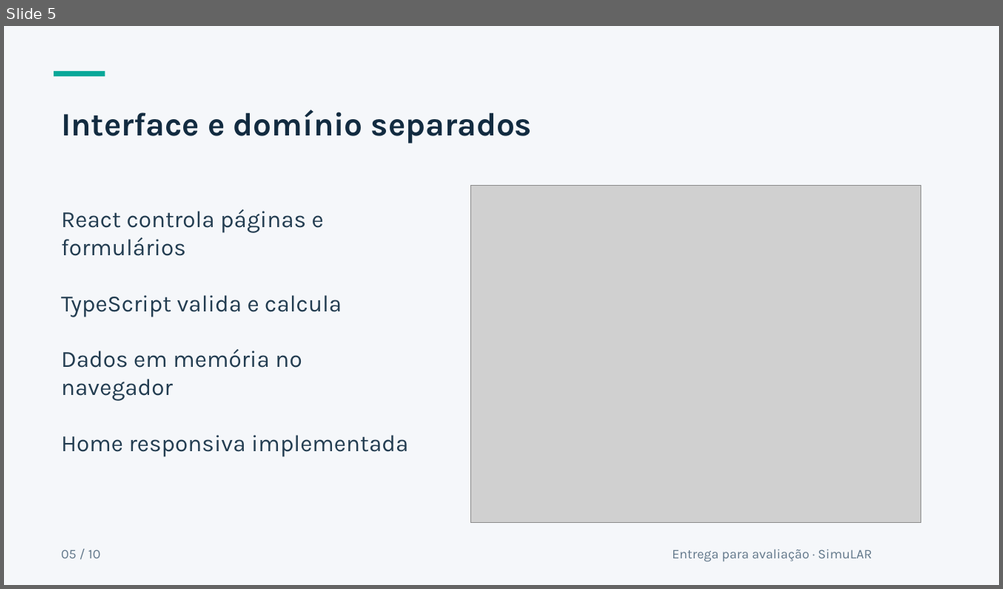
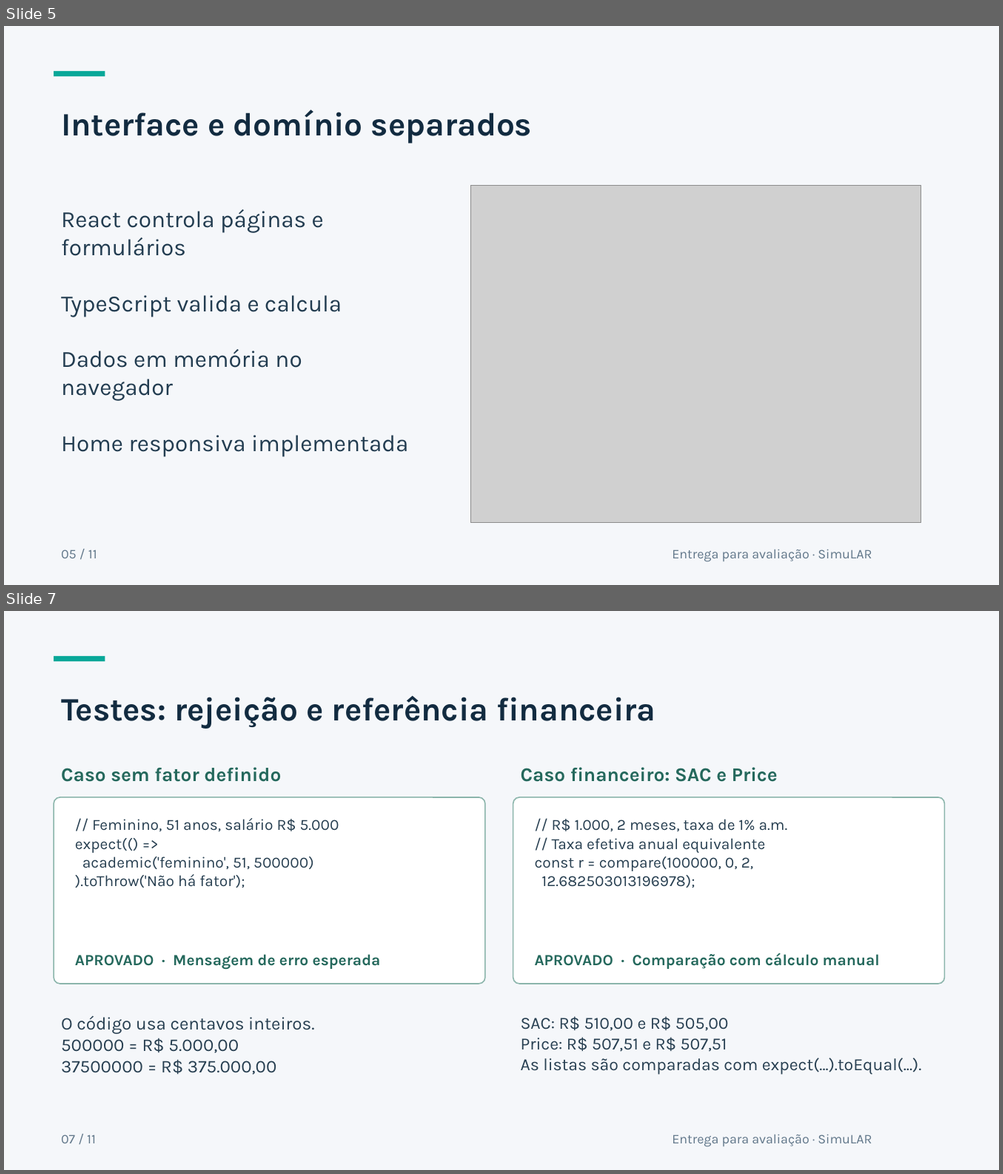
Before and after one commit to eber-ops/SimuLAR, a slide deck: apresentacao/simular-apresentacao-final.pptx. Shown one above the other, each under a label of ours: slide 5 before the commit, slides 5 and 7 after it; the slides between them are not shown. The pictures are 1003x589 and 1003x1174 pixels, drawn with LibreOffice and Linux fonts; fonts in the diff are those of the drawing; grey boxes stand for pictures. Boxes give left, top, right and bottom in pixels: in the first picture for what was removed or moved away, otherwise in the second. Text is boxed around its words. In the diff, an @@ line names an element or a change of style, - is before the commit and + after.

```diff
--- a/apresentacao/simular-apresentacao-final.pptx
+++ b/apresentacao/simular-apresentacao-final.pptx
@@ slide 7 added at [4,611,999,1170], background #F5F7FA @@
@@ rectangle added at [54,655,105,661], fill #08A899 @@
@@ text added at [61,695,655,729], 31.5 pt, text #122B40, bold @@
+Testes: rejeição e referência financeira
@@ text added at [61,767,281,782], 18.8 pt, text #24685C, bold @@
+Caso sem fator definido
@@ text added at [521,767,777,782], 18.8 pt, text #24685C, bold @@
+Caso financeiro: SAC e Price
@@ rounded rectangle added at [54,797,485,984], fill #FFFFFF, outline #8BB5AB 1.13 pt @@
@@ rounded rectangle added at [513,797,944,984], fill #FFFFFF, outline #8BB5AB 1.13 pt @@
@@ text added at [75,818,339,888], 15 pt, text #263E50 @@
+// Feminino, 51 anos, salário R$ 5.000
+expect(() =>
+academic('feminino', 51, 500000)
+).toThrow('Não há fator');
@@ text added at [535,819,788,888], 15 pt, text #263E50 @@
+// R$ 1.000, 2 meses, taxa de 1% a.m.
+// Taxa efetiva anual equivalente
+const r = compare(100000, 0, 2,
+12.682503013196978);
@@ text added at [75,954,381,970], 15 pt, text #24685C, bold @@
+APROVADO · Mensagem de erro esperada
@@ text added at [535,953,879,969], 15 pt, text #24685C, bold @@
+APROVADO · Comparação com cálculo manual
@@ text added at [61,1016,314,1075], 17.2 pt, text #263E50 @@
+O código usa centavos inteiros.
+500000 = R$ 5.000,00
+37500000 = R$ 375.000,00
@@ text added at [521,1017,922,1074], 16.5 pt, text #263E50 @@
+SAC: R$ 510,00 e R$ 505,00
+Price: R$ 507,51 e R$ 507,51
+As listas são comparadas com expect(...).toEqual(...).
@@ text added at [61,1135,96,1144], 12.8 pt, text #607689 @@
+07 / 11
@@ text added at [671,1135,871,1147], 12.8 pt, text #607689 @@
+Entrega para avaliação · SimuLAR
@@ slide 5 changed as well @@
@@ text at [61,550,97,559]: text changed @@
-05 / 10
+05 / 11
```
Also in this commit, not shown: 8 other slides changed, 1 other slide added, 1 slide removed, 2 other files.
